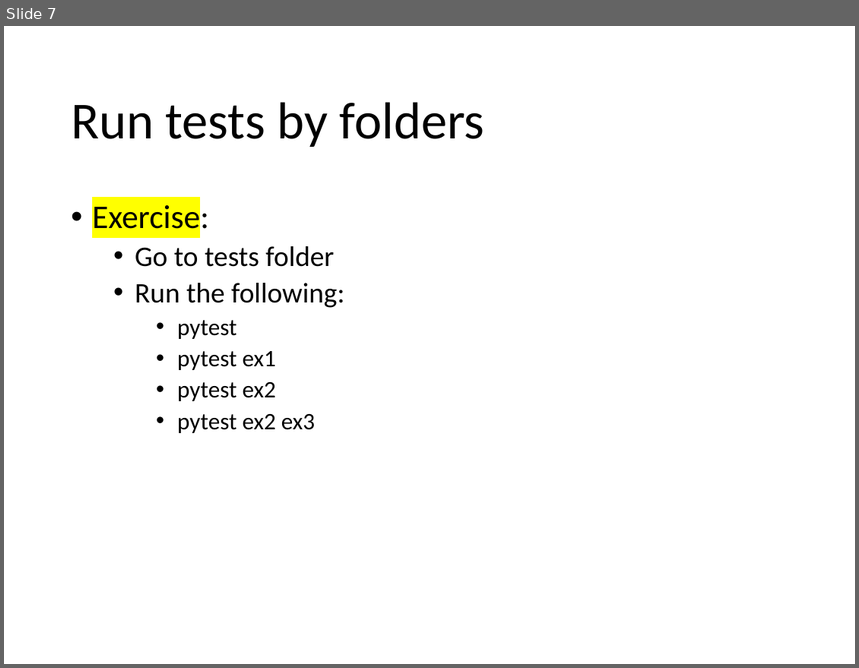
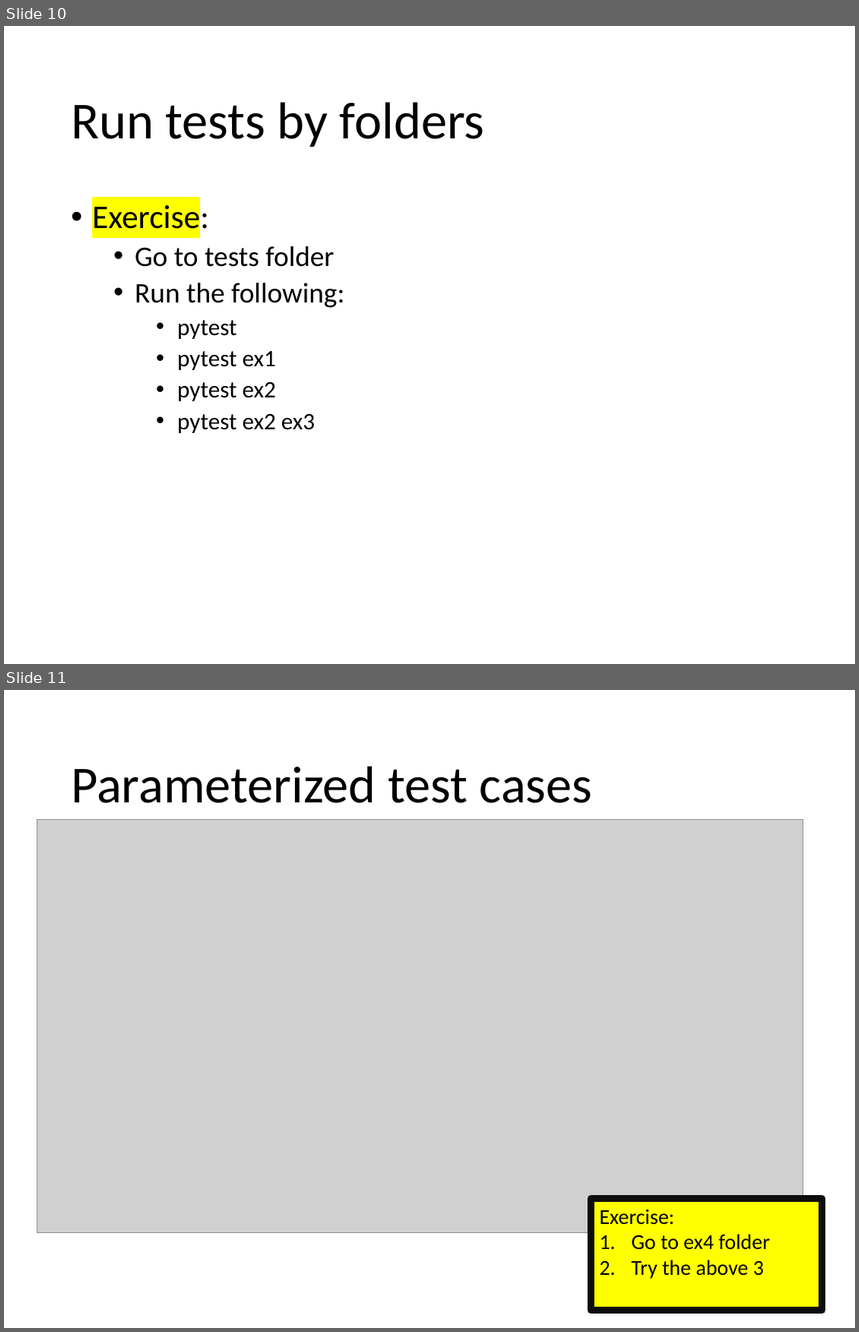
Before and after one commit to Chao-Jen/pytest_workshop, a slide deck: slides/Unit Test with Pytest.pptx. Shown one above the other, each under a label of ours: slide 7 before the commit, slides 10 and 11 after it. The pictures are 859x668 and 859x1332 pixels, drawn with LibreOffice and Linux fonts; fonts in the diff are those of the drawing; grey boxes stand for pictures. Boxes give left, top, right and bottom in pixels: in the first picture for what was removed or moved away, otherwise in the second. Text is boxed around its words. In the diff, an @@ line names an element or a change of style, - is before the commit and + after.

```diff
--- a/slides/Unit Test with Pytest.pptx
+++ b/slides/Unit Test with Pytest.pptx
@@ slide 11 added at (4,690,855,1328), background #FFFFFF @@
@@ title added at (71,766,593,803), 44 pt, text #000000 @@
+Parameterized test cases
@@ picture added at (37,819,804,1233) @@
@@ rectangle added at (591,1199,822,1310), fill #FFFF00, outline #0D0D0D 6 pt, 18 pt, text #000000 @@
+Exercise:
+1. Go to ex4 folder
+2. Try the above 3
@@ what was slide 7 is now slide 10 @@
```
Also in this commit, not shown: 1 slide changed, 4 other slides added.
